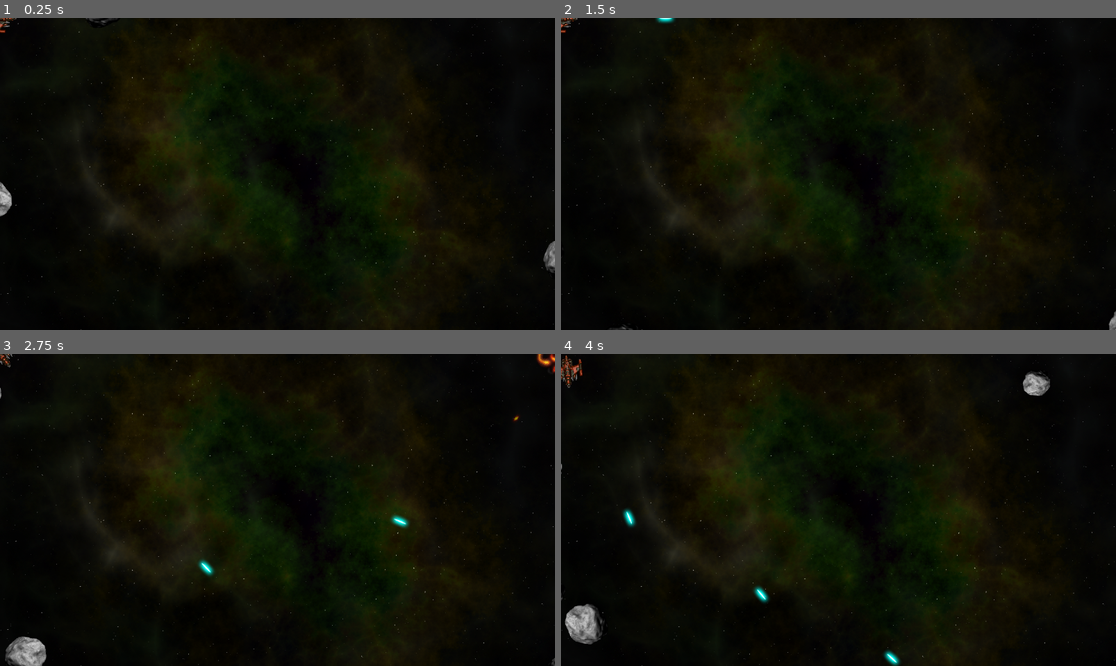
Above: before the commit, frames 1-4 (two rows, left to right).
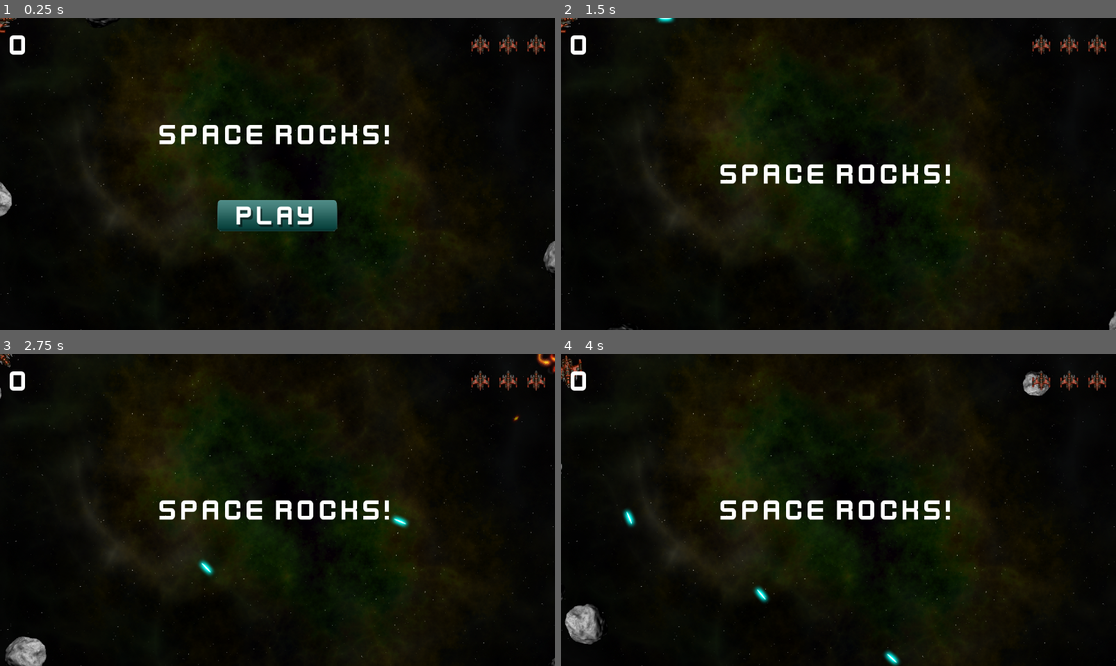
Above: after the commit, the same moments.

Repository: R2Road/book_godot4_game_development_projects
Game: Godot game, scene res://main.tscn
The game is run twice, just before and just after one commit, with the same random seed, the same clock (stepped at 60 frames per second) and the same inputs.
Inputs (mouse positions are in pixels of both pictures, inside the frame that each line leads up to):
- Up to frame 1 (0.25 s): no input
- Up to frame 2 (1.5 s): click (838, 214) at 0.52 s; hold D (rotate_right) from 1.28 s (still down); hold Space (shoot) from 1.28 s (still down)
- Up to frame 3 (2.75 s): release D (rotate_right) at 2.03 s; release Space (shoot) at 2.03 s; hold A (rotate_left) from 2.03 s (still down); tap Space (shoot) at 2.1 s
- Up to frame 4 (4 s): release A (rotate_left) at 2.78 s; hold D (rotate_right) 2.78-3.53 s; hold Space (shoot) 2.78-3.53 s; hold W (thrust) from 3.53 s (still down); tap Space (shoot) at 3.6 s

The runs differ from the first frame. In frame 1, 3.9% of the frame differs, in the area x 1-99%, y 5-69%; in frame 2, 1.7%; in frame 3, 1.7%; in frame 4, 1.7%.

Commit message:
add child node : main > hud

Diff:
--- a/chapter_3_space_rock/main.tscn
+++ b/chapter_3_space_rock/main.tscn
@@ -1,9 +1,10 @@
-[gd_scene load_steps=6 format=3 uid="uid://dil6t2tsgm1ns"]
+[gd_scene load_steps=7 format=3 uid="uid://dil6t2tsgm1ns"]
 
 [ext_resource type="Script" path="res://main.gd" id="1_7smka"]
 [ext_resource type="Texture2D" uid="uid://c1sukia6s6faq" path="res://assets/space_background.png" id="1_rx7gl"]
 [ext_resource type="PackedScene" uid="uid://ddo070nxq0bsa" path="res://player.tscn" id="2_a7gxo"]
 [ext_resource type="PackedScene" uid="uid://dwwkxiwky5bt6" path="res://rock.tscn" id="2_wqwcd"]
+[ext_resource type="PackedScene" uid="uid://c2ibgweqkw4vg" path="res://hud.tscn" id="3_mm8c7"]
 
 [sub_resource type="Curve2D" id="Curve2D_6c1rx"]
 _data = {
@@ -14,6 +15,8 @@
 [node name="main" type="Node2D"]
 script = ExtResource("1_7smka")
 rock_scene = ExtResource("2_wqwcd")
+
+[node name="HUD" parent="." instance=ExtResource("3_mm8c7")]
 
 [node name="Background" type="Sprite2D" parent="."]
 position = Vector2(572, 325)
